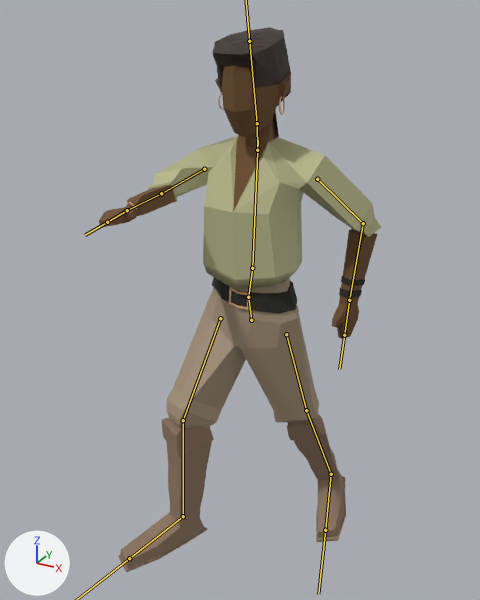
What one commit did to the FBX model Assets/Models/main_character.fbx.
Rendered twice from a 50 mm lens placed at (0.979, -1.79, 1.901), pointed at (0.012, -0.032, 1.022). Lighting does not change. The marker at lower left points along +X, +Y and +Z. Both versions are drawn at frame 17 of the action 'Armature|swordfighting'; the numbers are the values there. The bones that bend it are drawn over the model as lines.
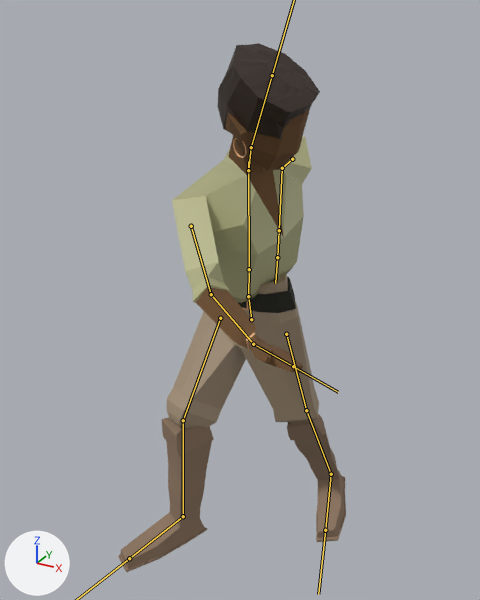
Scene script edits in JSON lines:
```json
{"block": "bone_rig_object", "where": "bone_rig_object = bpy.data.objects['Armature']  # the whole rig 'Armature'"}
{"op": "set", "path": "bone_rig_object.scale", "old": "(0.668, 0.668, 0.668)", "new": "(0.668, 0.668, 0.669)"}
{"block": "bone_bone_001", "where": "bone_bone_001 = bpy.data.objects['Armature'].pose.bones['Bone.001']  # child of 'Bone'"}
{"op": "set", "path": "bone_bone_001.rotation_quaternion", "old": "(1.0, -0.009, 0.0, 0.0)", "new": "(0.989, 0.146, -0.027, -0.018)", "note": "degrees (-1, 0, 0) -> degrees (17, -3, -2)"}
{"block": "bone_bone_002", "where": "bone_bone_002 = bpy.data.objects['Armature'].pose.bones['Bone.002']  # child of 'Bone.001'"}
{"op": "set", "path": "bone_bone_002.rotation_quaternion", "old": "(1.0, -0.019, 0.0, 0.0)", "new": "(0.763, 0.074, 0.641, -0.043)", "note": "degrees (-2, 0, 0) -> degrees (19, 80, 9)"}
{"block": "bone_bone_005", "where": "bone_bone_005 = bpy.data.objects['Armature'].pose.bones['Bone.005']  # child of 'Bone.002'"}
{"op": "set", "path": "bone_bone_005.rotation_quaternion", "old": "(0.768, -0.086, 0.441, -0.455)", "new": "(0.761, -0.086, 0.441, -0.468)", "note": "degrees (-42, 37, -76) -> degrees (-42, 36, -78)"}
{"block": "bone_bone_011", "where": "bone_bone_011 = bpy.data.objects['Armature'].pose.bones['Bone.011']  # child of 'Bone.002'"}
{"op": "set", "path": "bone_bone_011.rotation_quaternion", "old": "(0.491, 0.292, 0.53, 0.626)", "new": "(0.886, 0.442, 0.029, 0.134)", "note": "degrees (74, 9, 111) -> degrees (52, -4, 15)"}
{"block": "bone_bone_012", "where": "bone_bone_012 = bpy.data.objects['Armature'].pose.bones['Bone.012']  # child of 'Bone.011'"}
{"op": "set", "path": "bone_bone_012.rotation_quaternion", "old": "(0.99, 0.095, -0.03, 0.103)", "new": "(0.913, 0.131, 0.371, -0.104)", "note": "degrees (11, -5, 12) -> degrees (13, 45, -8)"}
{"block": "bone_bone_013", "where": "bone_bone_013 = bpy.data.objects['Armature'].pose.bones['Bone.013']  # child of 'Bone.012'"}
{"op": "set", "path": "bone_bone_013.rotation_quaternion", "old": "(0.695, -0.045, -0.718, -0.01)", "new": "(0.72, -0.119, 0.682, -0.048)", "note": "degrees (55, -93, -59) -> degrees (-80, 76, -74)"}
```

Location of each change, (x1, y1, x2, y2) in pixels of the pictures (480 x 600 px):
```json
{"object": "Cube.002", "change": "posed", "before": [99, 27, 381, 572], "after": [118, 43, 346, 572], "on screen": "19% narrower"}
{"bone": "Bone.001", "before": "(248, 297) to (252, 268)", "after": "(248, 296) to (249, 269)"}
{"bone": "Bone.002", "before": "(252, 268) to (258, 140)", "after": "(249, 269) to (248, 161)"}
{"bone": "Bone.005", "before": "(317, 179) to (363, 223)", "after": "(292, 159) to (282, 168)"}
{"bone": "Bone.011", "before": "(204, 169) to (161, 193)", "after": "(191, 226) to (211, 294)"}
{"bone": "Bone.012", "before": "(161, 193) to (127, 210)", "after": "(211, 294) to (253, 344)"}
{"bone": "Bone.013", "before": "(127, 210) to (107, 222)", "after": "(253, 344) to (293, 366)"}
```
